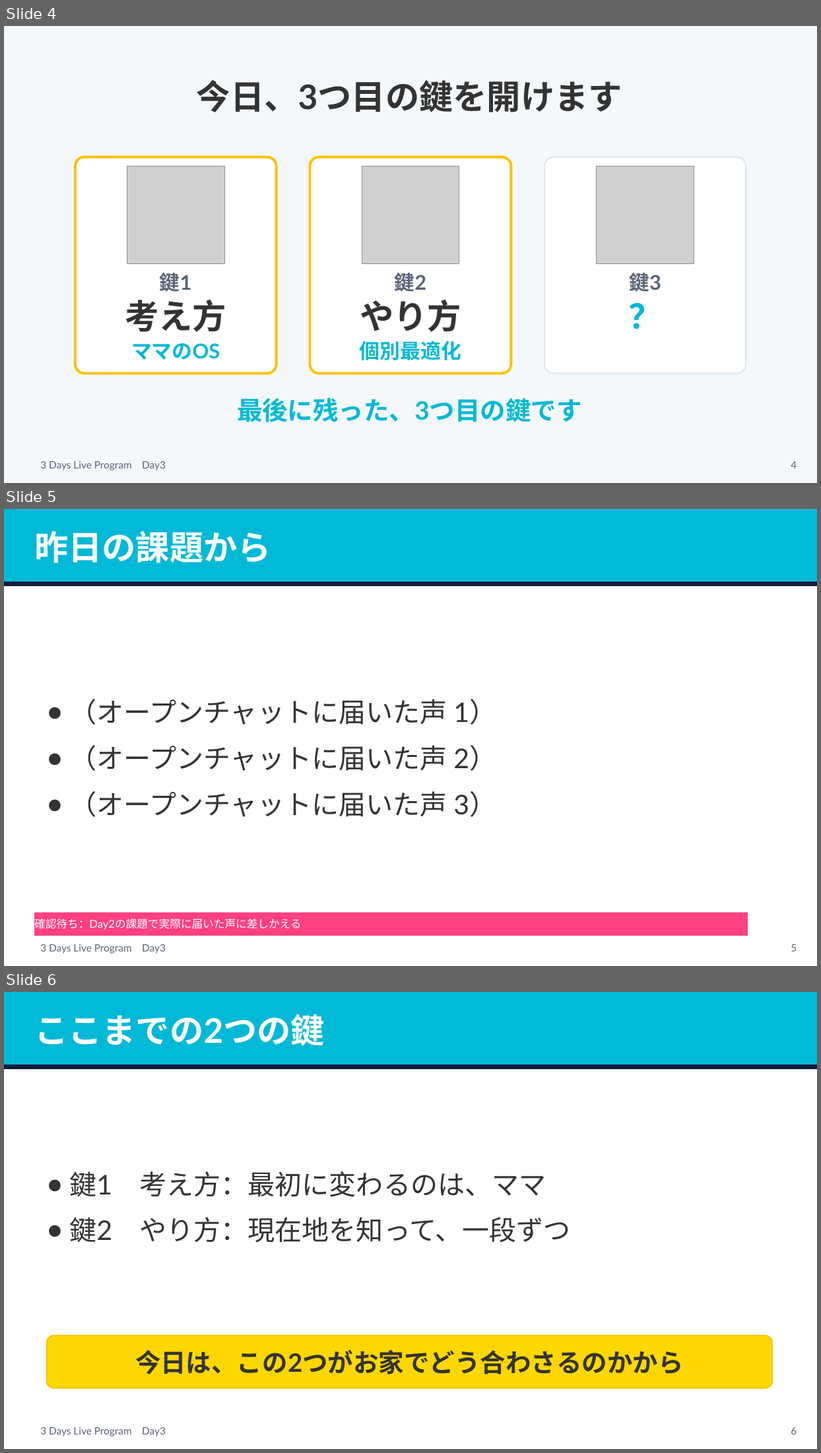
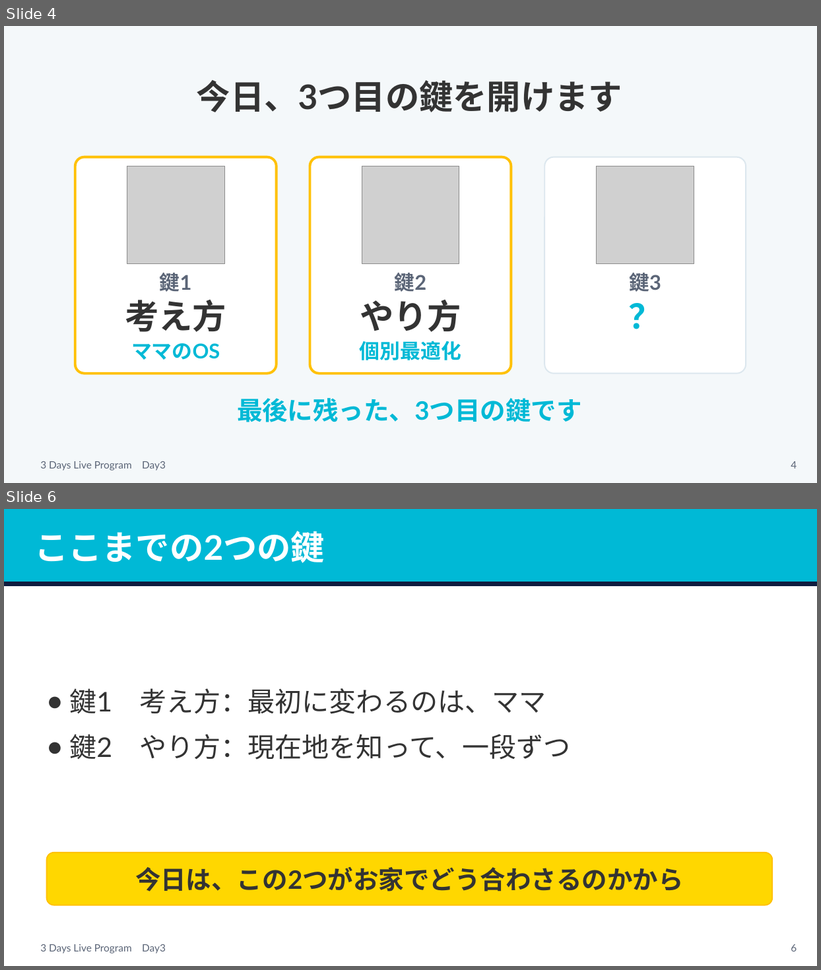
Before and after one commit to tanakayuc/static-pages, a slide deck: pigmarion-homeinter-3days-live/day3/v2/homeinter-day3-v2.pptx. Shown one above the other, each under a label of ours: slides 4, 5 and 6 before the commit, slides 4 and 6 after it; the slides between them are not shown. The pictures are 821x1453 and 821x970 pixels, drawn with LibreOffice and Linux fonts; fonts in the diff are those of the drawing; grey boxes stand for pictures. Boxes give left, top, right and bottom in pixels: in the first picture for what was removed or moved away, otherwise in the second. Text is boxed around its words. In the diff, an @@ line names an element or a change of style, - is before the commit and + after.

```diff
--- a/pigmarion-homeinter-3days-live/day3/v2/homeinter-day3-v2.pptx
+++ b/pigmarion-homeinter-3days-live/day3/v2/homeinter-day3-v2.pptx
@@ slide 5 removed at <box>4,509,817,966</box>, background #FFFFFF; not listed: 1 template element that a slide beside it also shows @@
@@ rectangle removed at <box>4,509,817,582</box> @@
@@ text removed at <box>34,531,271,563</box> @@
-昨日の課題から
@@ rectangle removed at <box>4,582,817,586</box> @@
@@ text removed at <box>69,699,496,817</box> @@
-● （オープンチャットに届いた声 1）
-● （オープンチャットに届いた声 2）
-● （オープンチャットに届いた声 3）
@@ rectangle removed at <box>34,913,748,936</box> @@
-確認待ち：Day2の課題で実際に届いた声に差しかえる
@@ page number removed at <box>791,945,797,952</box> @@
-5
```
Also in this commit, not shown: 1 slide added, 7 other files.
